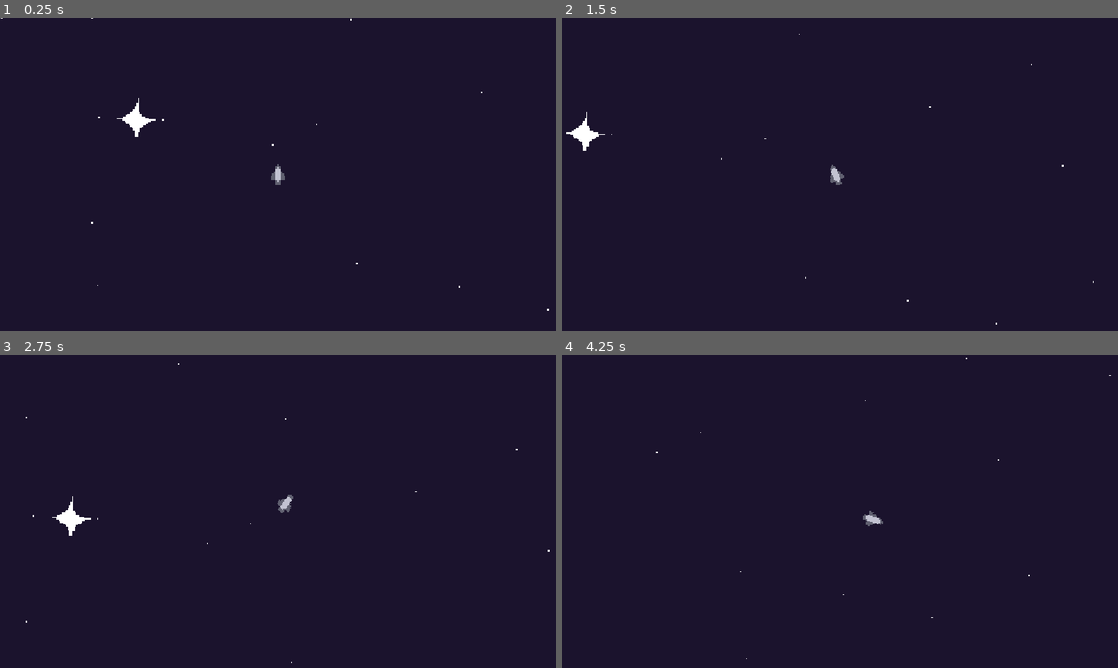
Above: before the commit, frames 1-4 (two rows, left to right).
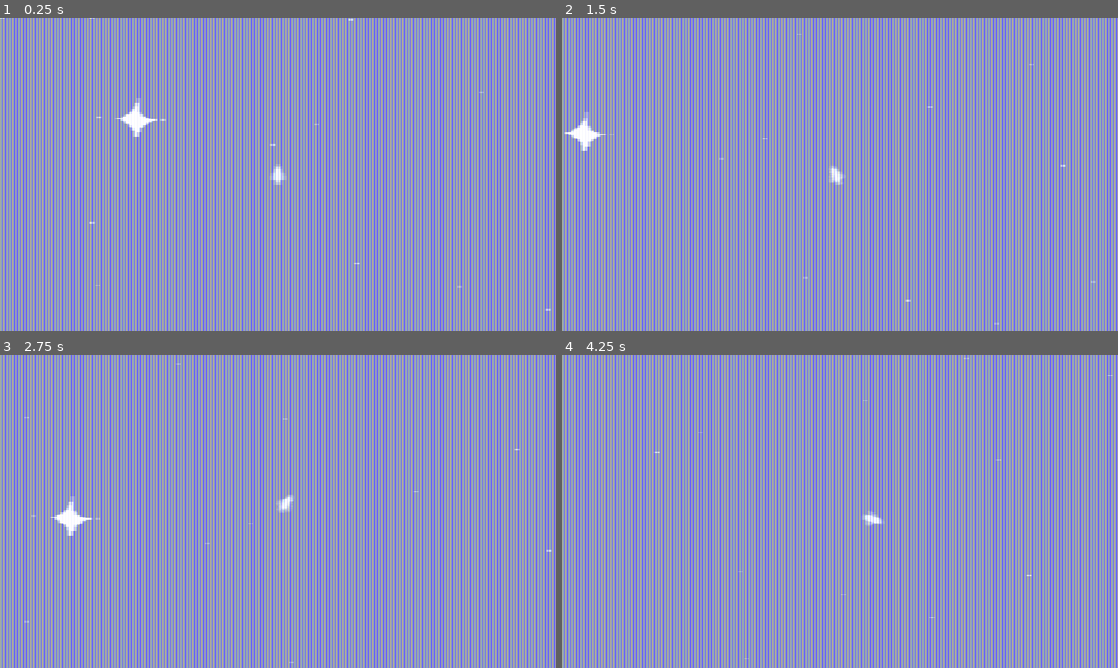
Above: after the commit, the same moments.

Repository: RedNinja17/8bitgamejam2026
Game: Godot game, scene res://scenes/game.tscn
Two runs of this game, one before a commit and one after it. Both use one fixed random seed, a clock stepped at 60 frames per second and the inputs below.
Inputs (mouse positions are in pixels of both pictures, inside the frame that each line leads up to):
- Up to frame 1 (0.25 s): no input
- Up to frame 2 (1.5 s): tap Enter at 0.5 s; move the mouse to (962, 158) at 0.52 s; press the mouse at (962, 158) at 0.53 s; move the mouse to (728, 190) at 1.27 s; release the mouse at (728, 190) at 1.28 s; click (728, 190) at 1.35 s
- Up to frame 3 (2.75 s): move the mouse to (333, 442) at 2.02 s; press the mouse at (333, 442) at 2.03 s
- Up to frame 4 (4.25 s): move the mouse to (812, 574) at 2.77 s; release the mouse at (812, 574) at 2.78 s; click (812, 574) at 2.85 s; move the mouse to (1006, 558) at 3.52 s; press the mouse at (1006, 558) at 3.53 s

The runs differ from the first frame. In frame 1, 100% of the frame differs, in the area x 0-100%, y 0-100%; in frame 2, 100%; in frame 3, 100%; in frame 4, 100%.

Commit message:
started crt shading

Diff:
--- /dev/null
+++ b/space-game/assets/vfx/crt.gdshader
@@ -0,0 +1,23 @@
+shader_type canvas_item;
+
+uniform sampler2D screen_texture : hint_screen_texture, repeat_disable, filter_nearest;
+uniform float crt_brightness: hint_range(0.0, 1.0) = 1.0;
+uniform float crt_ghost: hint_range(0.0, 10.0) = 3.0;
+uniform float crt_grid: hint_range(0.0, 1.0) = 0.4;
+
+void fragment() {
+	vec2 screen_uv = SCREEN_UV;
+	vec3 color = texture(screen_texture, screen_uv).rgb * (1.0 - crt_brightness * 0.5);
+	color += texture(screen_texture, screen_uv - vec2(SCREEN_PIXEL_SIZE.x * crt_ghost, 0.0)).rgb;
+	color += texture(screen_texture, screen_uv + vec2(SCREEN_PIXEL_SIZE.x * crt_ghost, 0.0)).rgb;
+	color *= crt_brightness * 0.25;
+
+	float crt_grid_uv = mod(SCREEN_UV.x / SCREEN_PIXEL_SIZE.x, 3.0);
+	vec3 crt_grid_color;
+	crt_grid_color.r = clamp(1.0 - crt_grid_uv, 0.0, 1.0);
+	crt_grid_color.g = clamp(1.0 - abs(1.0 - crt_grid_uv), 0.0, 1.0);
+	crt_grid_color.b = 1.0 - crt_grid_color.r - crt_grid_color.g;
+	color += clamp(normalize(clamp(crt_grid_color, crt_grid, 1.0)), vec3(0.0), vec3(1.0));
+
+	COLOR = vec4(color, 1.0);
+}
--- a/space-game/scenes/game.tscn
+++ b/space-game/scenes/game.tscn
@@ -3,6 +3,13 @@
 [ext_resource type="PackedScene" uid="uid://boroy78orm47v" path="res://scenes/player.tscn" id="1_uwrxv"]
 [ext_resource type="Script" uid="uid://c8x1fhq7gw8o5" path="res://scripts/player.gd" id="1_yqjtg"]
 [ext_resource type="Texture2D" uid="uid://mutkan8sqshn" path="res://assets/sprites/background.png" id="3_lnu2h"]
+[ext_resource type="Shader" uid="uid://com71x5sm4c16" path="res://assets/vfx/crt.gdshader" id="4_lbhrr"]
+
+[sub_resource type="ShaderMaterial" id="ShaderMaterial_pm0ju"]
+shader = ExtResource("4_lbhrr")
+shader_parameter/crt_brightness = 1.0
+shader_parameter/crt_ghost = 1.5000000712500001
+shader_parameter/crt_grid = 0.4
 
 [node name="Game" type="Node2D" unique_id=445903223]
 
@@ -22,3 +29,18 @@
 
 [node name="Sprite2D" type="Sprite2D" parent="Parallax2D" unique_id=947517303]
 texture = ExtResource("3_lnu2h")
+
+[node name="CanvasLayer" type="CanvasLayer" parent="." unique_id=1689313988]
+layer = 100
+
+[node name="ColorRect" type="ColorRect" parent="CanvasLayer" unique_id=159285596]
+material = SubResource("ShaderMaterial_pm0ju")
+custom_minimum_size = Vector2(1, 1)
+anchors_preset = 15
+anchor_right = 1.0
+anchor_bottom = 1.0
+offset_left = -611.0
+offset_top = -301.0
+grow_horizontal = 2
+grow_vertical = 2
+mouse_filter = 2
Not shown, added: space-game/assets/vfx/crt.gdshader.uid
